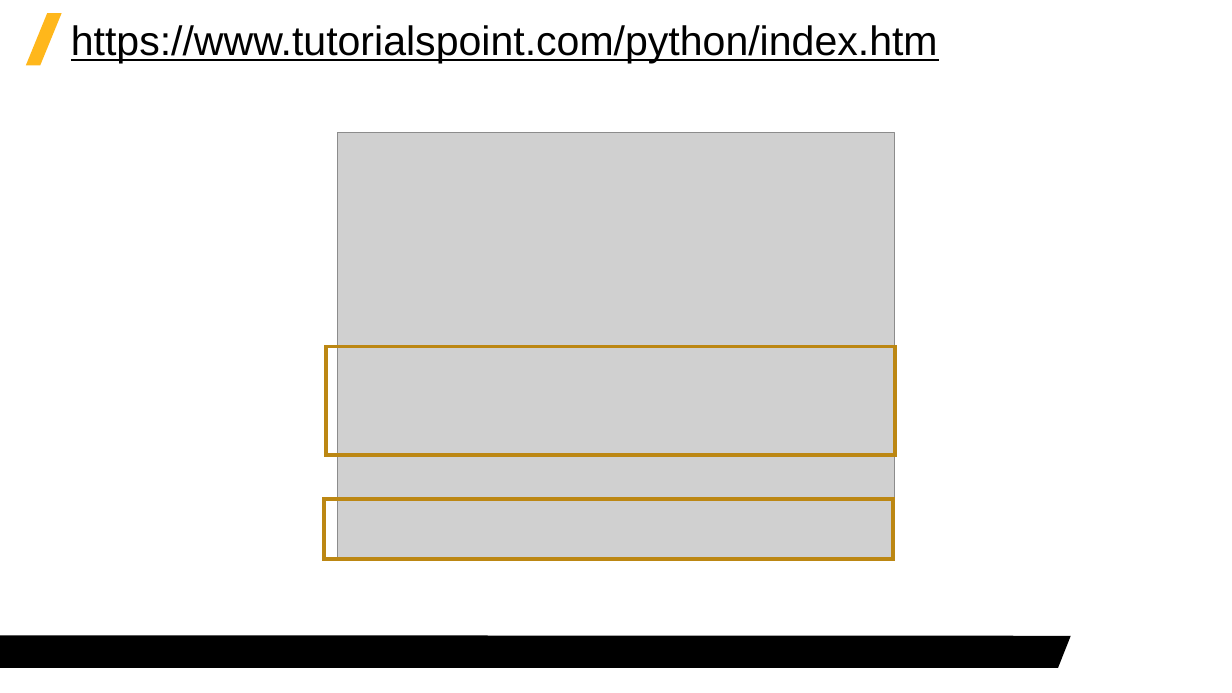
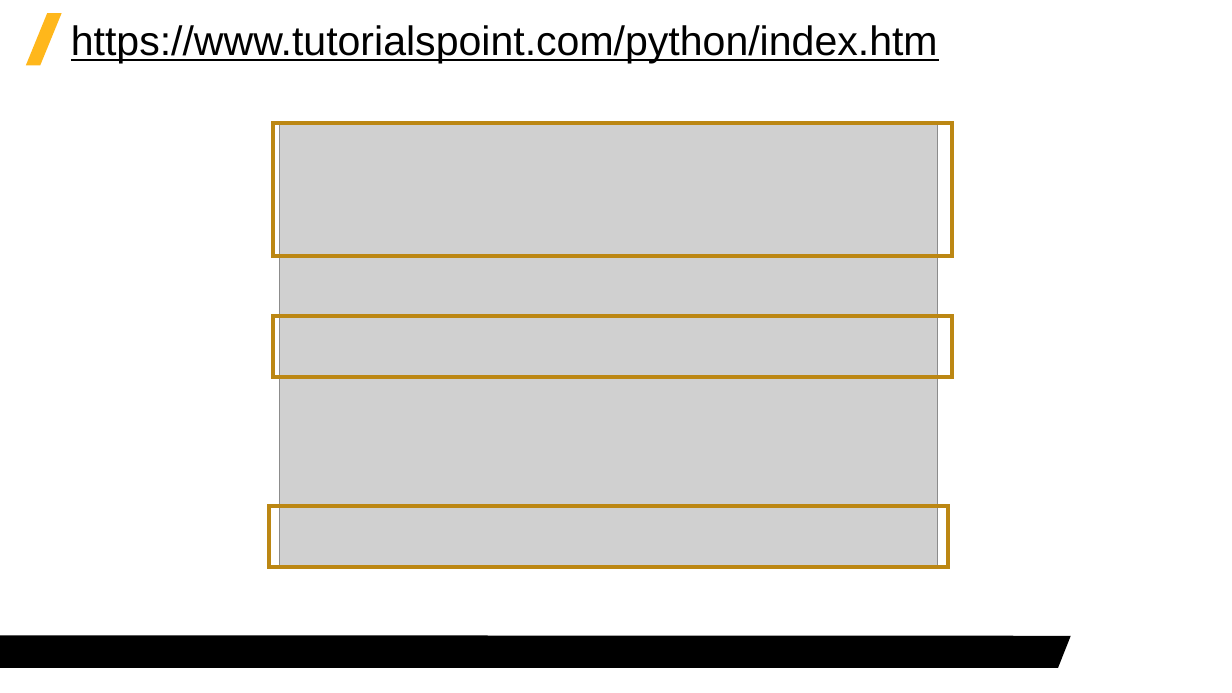
Before and after one commit to Jerrick-cheng/AEDT-Automation-Camp, a slide deck: slide 3 of 上課教材/Week4.pptx. Drawn at 1232x693 pixels with LibreOffice and Linux fonts; fonts in the diff are those of the drawing; grey boxes stand for pictures; background and template pictures are left out. Boxes give left, top, right and bottom in pixels: in the first picture for what was removed or moved away, otherwise in the second. Text is boxed around its words. In the diff, an @@ line names an element or a change of style, - is before the commit and + after.

```diff
--- a/上課教材/Week4.pptx
+++ b/上課教材/Week4.pptx
@@ rectangle resized from (x1=326, y1=347, x2=895, y2=456) to (x1=273, y1=124, x2=952, y2=256) @@
@@ picture resized from (x1=337, y1=133, x2=895, y2=561) to (x1=280, y1=125, x2=938, y2=568) @@
@@ rectangle resized from (x1=324, y1=499, x2=893, y2=560) to (x1=273, y1=316, x2=952, y2=377) @@
@@ rectangle added at (x1=269, y1=506, x2=948, y2=567), outline #BD8714 3 pt @@
```
Also in this commit, not shown: 4 other slides changed, 2 slides added, 5 other files.
